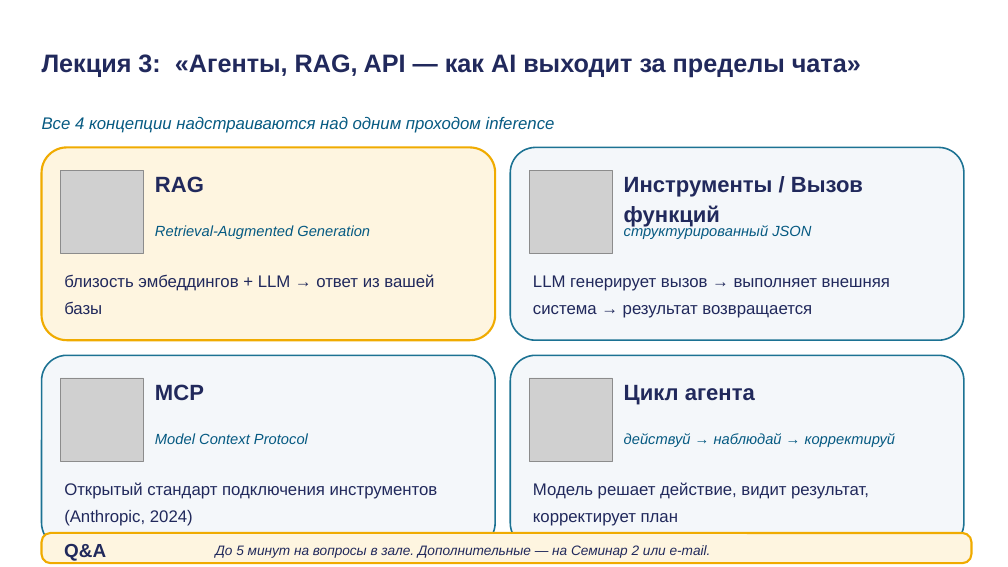
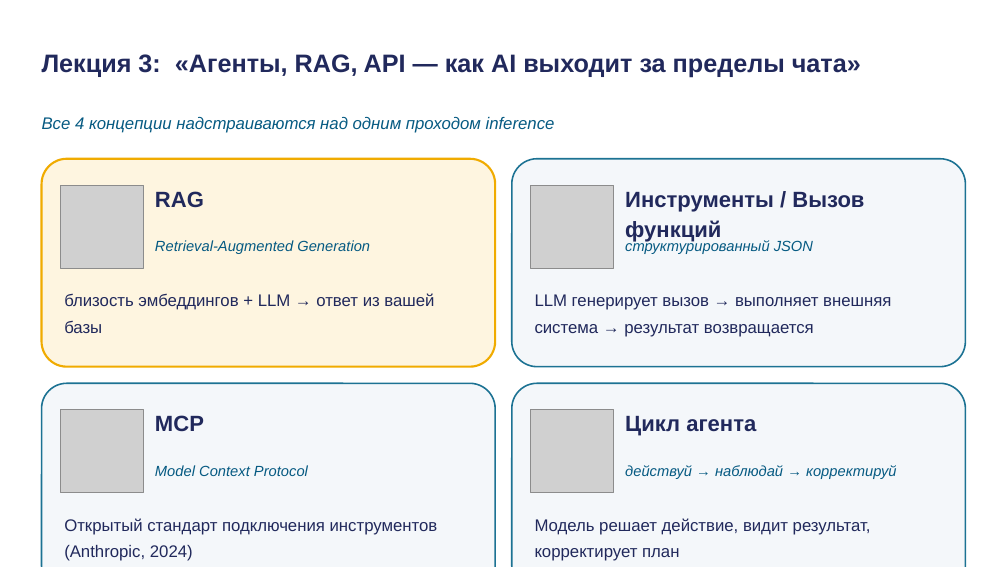
Before and after one commit to tellina-study/AI-usage-lessons, a slide deck: slide 35 of library/lectures/lec-02/rendered/lec-02.pptx. Drawn at 1008x567 pixels with LibreOffice and Linux fonts; fonts in the diff are those of the drawing; grey boxes stand for pictures. Boxes give left, top, right and bottom in pixels: in the first picture for what was removed or moved away, otherwise in the second. Text is boxed around its words. In the diff, an @@ line names an element or a change of style, - is before the commit and + after.

```diff
--- a/library/lectures/lec-02/rendered/lec-02.pptx
+++ b/library/lectures/lec-02/rendered/lec-02.pptx
@@ rounded rectangle: place and size @@
-rounded rectangle at [42, 147, 495, 340]
+rounded rectangle at [42, 159, 495, 367]
@@ rounded rectangle: place and size @@
-rounded rectangle at [510, 147, 964, 340]
+rounded rectangle at [512, 159, 966, 367]
@@ 4 texts, 2 pictures: place and size @@
-4 texts, 2 pictures at [60, 170, 863, 253]
+4 texts, 2 pictures at [60, 185, 864, 268]
@@ text "близость эмбеддингов + LLM → ...": place and size @@
-text "близость эмбеддингов + LLM → ..." at [64, 274, 434, 314]
+text "близость эмбеддингов + LLM → ..." at [64, 293, 434, 333]
@@ text "LLM генерирует вызов → выполняет ...": place and size @@
-text "LLM генерирует вызов → выполняет ..." at [533, 275, 890, 318]
+text "LLM генерирует вызов → выполняет ..." at [535, 294, 891, 337]
@@ rounded rectangle: place and size @@
-rounded rectangle at [42, 355, 495, 548]
+rounded rectangle at [42, 383, 495, 567]
@@ proportions changed in 4 elements at [42, 159, 495, 367], [512, 159, 966, 367], [42, 383, 495, 567], [512, 383, 966, 567] @@
@@ rounded rectangle: place and size @@
-rounded rectangle at [510, 355, 964, 548]
+rounded rectangle at [512, 383, 966, 567]
@@ 4 texts, 2 pictures: place and size @@
-4 texts, 2 pictures at [60, 378, 896, 461]
+4 texts, 2 pictures at [60, 410, 897, 493]
@@ text "Открытый стандарт подключения инструментов (Anthropic, ...": place and size @@
-text "Открытый стандарт подключения инструментов (Anthropic, ..." at [64, 482, 438, 526]
+text "Открытый стандарт подключения инструментов (Anthropic, ..." at [64, 518, 438, 561]
@@ text "Модель решает действие, видит результат, ...": place and size @@
-text "Модель решает действие, видит результат, ..." at [533, 482, 869, 526]
+text "Модель решает действие, видит результат, ..." at [535, 518, 871, 561]
@@ rounded rectangle removed at [42, 533, 972, 563] @@
@@ text removed at [64, 544, 106, 561] @@
-Q&A
@@ text removed at [215, 545, 711, 558] @@
-До 5 минут на вопросы в зале. Дополнительные — на Семинар 2 или e-mail.
```
Also in this commit, not shown: 6 other slides changed, 1 slide added, 16 other files.
